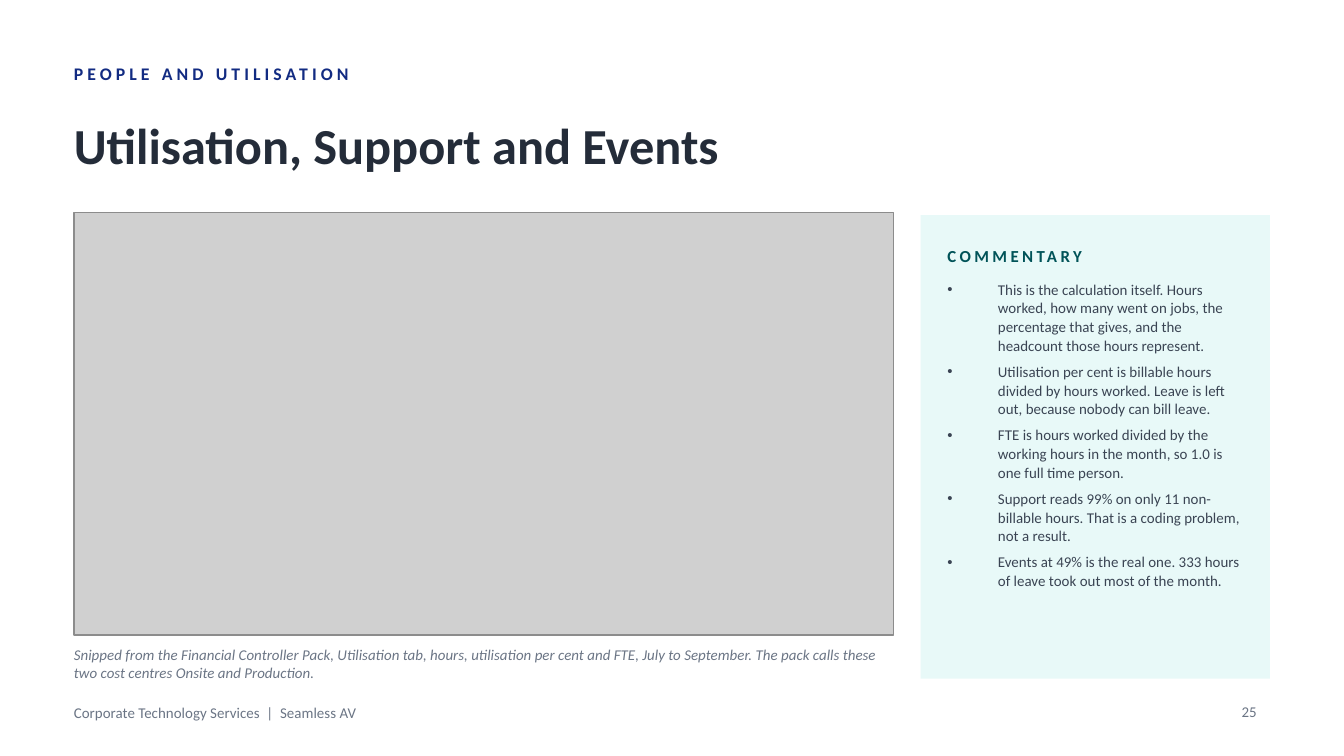
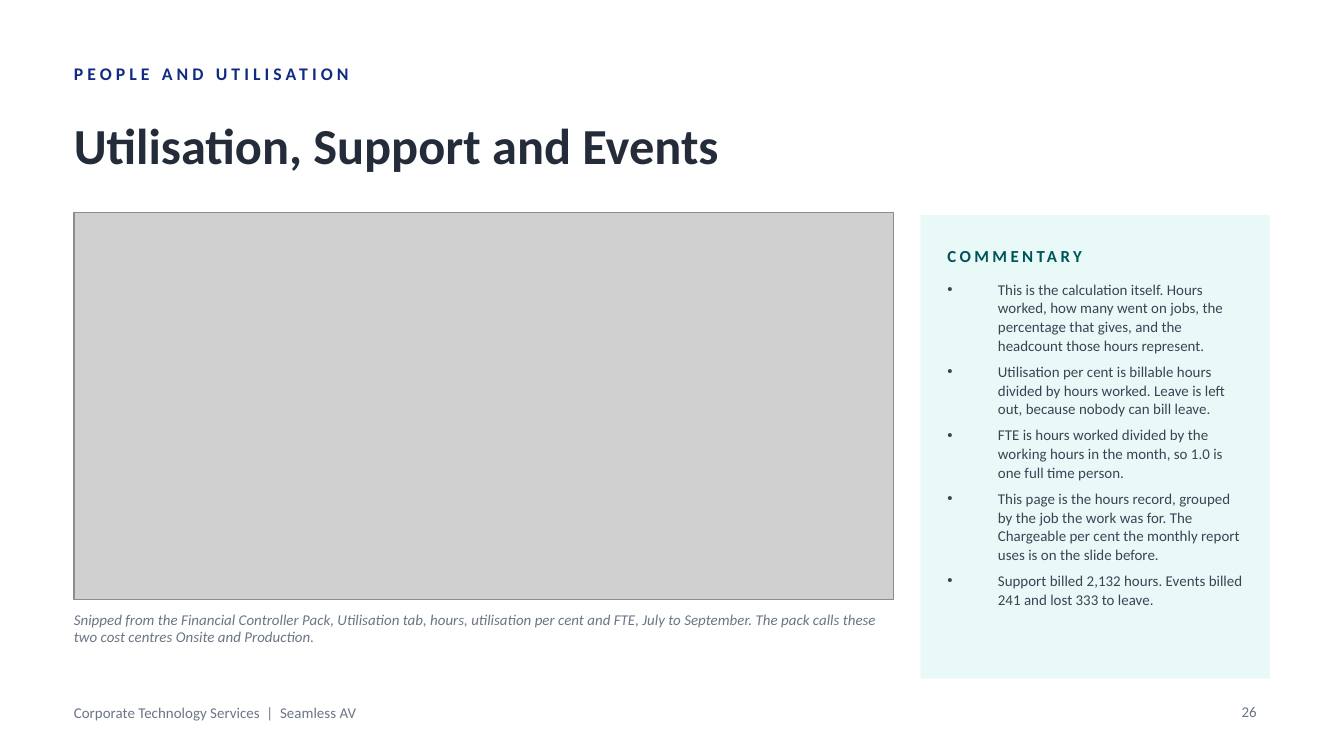
Before and after one commit to WesleyNelson-O33/Claude, a slide deck: slide 26 of deck/CTS Monthly Business Review - September 2026.pptx (slide 25 before the commit). Drawn at 1344x756 pixels with LibreOffice and Linux fonts; fonts in the diff are those of the drawing; grey boxes stand for pictures. Boxes give left, top, right and bottom in pixels: in the first picture for what was removed or moved away, otherwise in the second. Text is boxed around its words. In the diff, an @@ line names an element or a change of style, - is before the commit and + after.

```diff
--- a/deck/CTS Monthly Business Review - September 2026.pptx
+++ b/deck/CTS Monthly Business Review - September 2026.pptx
@@ picture: place and size @@
-picture at (74,212,894,636)
+picture at (74,212,894,599)
@@ text at (998,493,1242,605): text changed @@
-• Support reads 99% on only 11 non-billable hours. That is a coding problem, not a result.
-• Events at 49% is the real one. 333 hours of leave took out most of the month.
+• This page is the hours record, grouped by the job the work was for. The Chargeable per cent the monthly report uses is on the slide before.
+• Support billed 2,132 hours. Events billed 241 and lost 333 to leave.
@@ text "Snipped from the Financial Controller ...": place and size @@
-text "Snipped from the Financial Controller ..." at (74,649,876,678)
+text "Snipped from the Financial Controller ..." at (74,614,876,642)
@@ page number at (1242,707,1257,717): text changed @@
-25
+26
```
Also in this commit, not shown: 4 other slides changed, 1 slide added, 19 other files.
